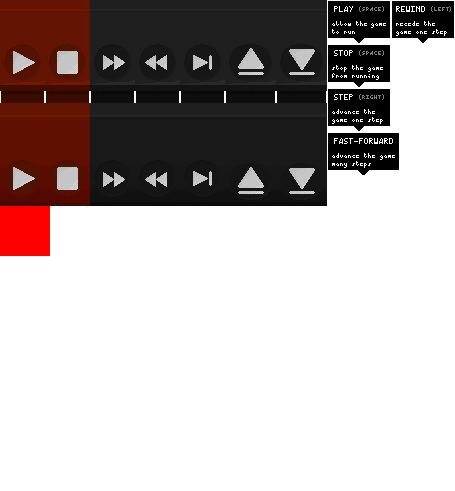
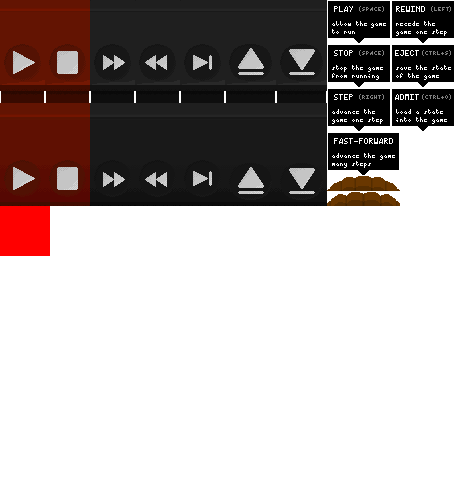
Layered file, before and after one edit (455×491). Changes by layer:
removed layer "MESSAGE_TEMPLATE copy" over <box>392,45,454,131</box>
painted on "MESSAGES" over <box>392,45,454,131</box>
added layer "WHEEL" over <box>327,176,400,206</box>
